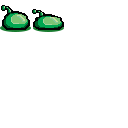
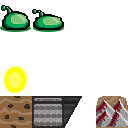
The second 128px x 128px image is a revision of the first. Changes to its layers:
added layer "Wall" above "Wall_Shadow" over box(32, 96, 64, 128)
added layer "Wall_Shadow" (93%) above "Coin" over box(64, 96, 82, 128)
added layer "Coin" above "Coin_shadow" over box(4, 67, 26, 93)
added layer "Coin_shadow" above "ground" over box(4, 66, 28, 93)
added layer "ground" above "Spikes" over box(0, 96, 32, 128)
added layer "Spikes" above "Slime_Idle" over box(96, 96, 128, 128)
